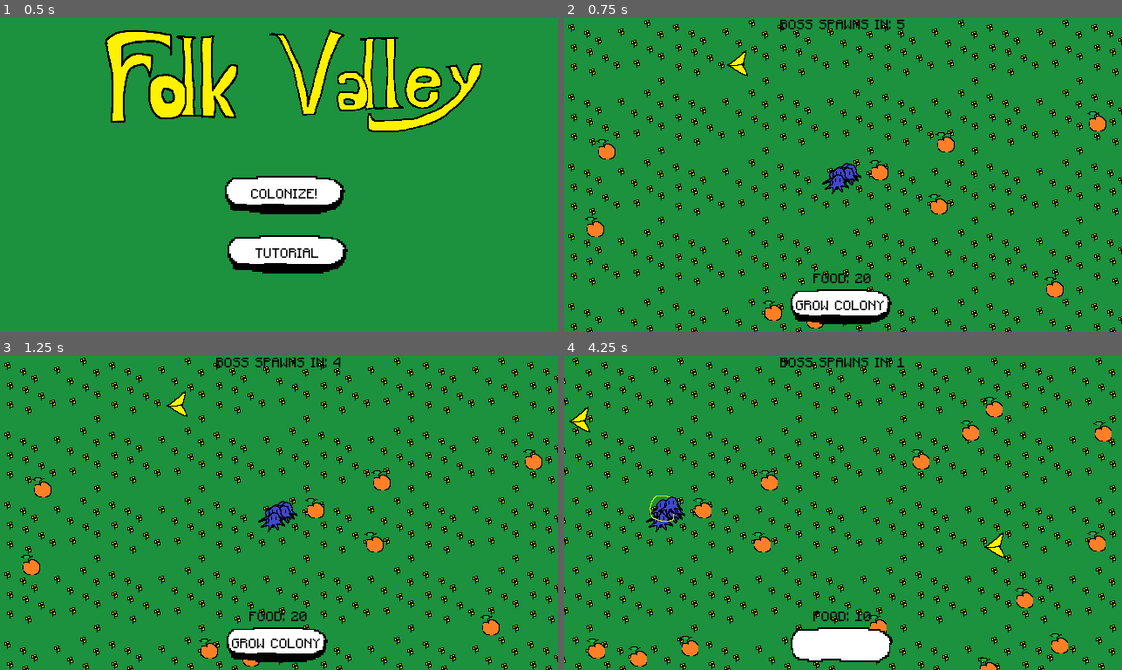
Above: before the commit, frames 1-4 (two rows, left to right).
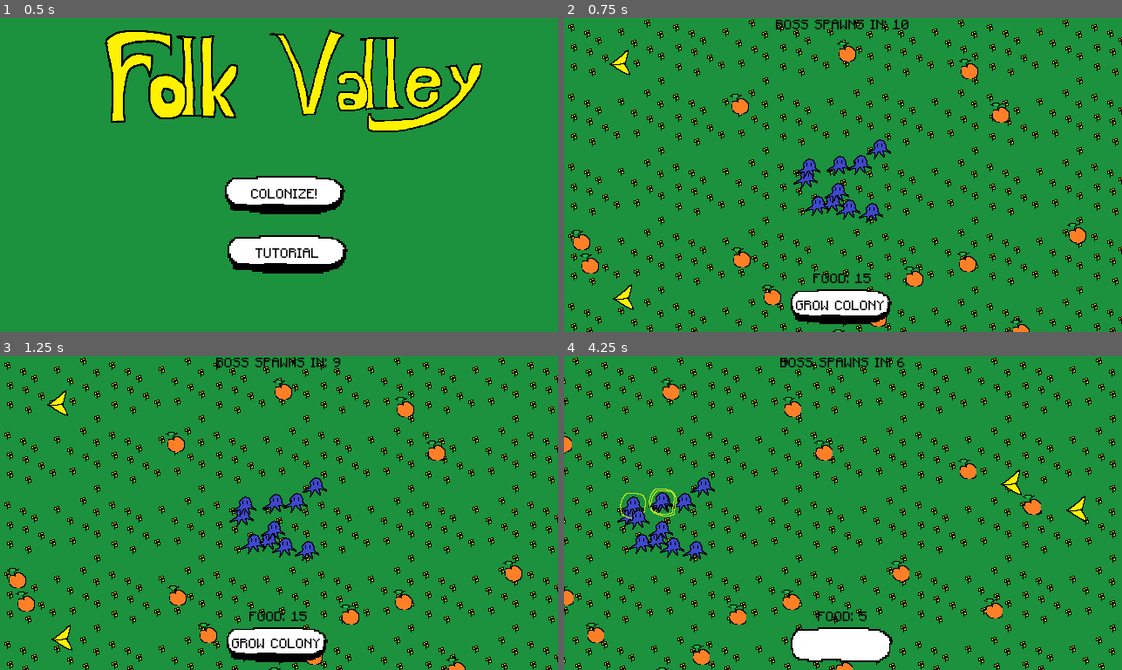
Above: after the commit, the same moments.

Repository: wheatgreaser/folkvalleygame
Game: Godot game, scene res://src/core/MainGame.tscn
Same seed, same stepped clock (60 frames per second), same inputs: the game is played once before the commit and once after it. Before the commit the project has no main scene; this scene is started directly in both runs.
Inputs (mouse positions are in pixels of both pictures, inside the frame that each line leads up to):
- Up to frame 1 (0.5 s): no input
- Up to frame 2 (0.75 s): click "COLONIZE!" at 0.5 s
- Up to frame 3 (1.25 s): no input
- Up to frame 4 (4.25 s): click "GROW COLONY" at 1.25 s; drag from (843, 516) to (742, 409) at 2.02 s; drag from (848, 509) to (748, 412) at 2.77 s; move the mouse to (843, 513) at 3.52 s; hold D (right) from 3.53 s (still down); hold Space (space) from 3.53 s (still down); click (843, 513) at 3.67 s

Frame 1 is identical in both runs. In frame 2, 5.1% of the frame differs, in the area x 1-98%, y 0-100%; in frame 3, 4.7%; in frame 4, 6.1%, in the area x 0-99%, y 0-100%.

Commit message:
feat: finalization

Diff:
--- a/project.godot
+++ b/project.godot
@@ -11,7 +11,11 @@
 [application]
 
 config/name="folkvalley"
+run/main_scene="uid://bpwwk03g5lab2"
 config/features=PackedStringArray("4.6", "GL Compatibility")
+boot_splash/stretch_mode=5
+boot_splash/use_filter=false
+boot_splash/image="uid://c70hu5vks4pwp"
 
 [autoload]
 
--- a/src/core/main_game.gd
+++ b/src/core/main_game.gd
@@ -60,13 +60,13 @@
 	var food_spawner_scene : PackedScene = preload(FOOD_SPAWNER)
 	var food_spawner : Node2D = food_spawner_scene.instantiate()
 	entity_root.add_child(food_spawner)
-	food_spawner.spawn_food(100)
+	food_spawner.spawn_food(500)
 
 func _create_enemies() -> void:
 	var enemy_spawner_scene : PackedScene = preload(ENEMY_SPAWNER_UID)
 	var enemy_spawner : Node2D = enemy_spawner_scene.instantiate()
 	entity_root.add_child(enemy_spawner)
-	enemy_spawner.spawn_enemies(10)
+	enemy_spawner.spawn_enemies(200)
 
 func _selector_init() -> void:
 	var selector_scene : PackedScene = preload(SELECTOR_SCENE)
--- a/src/gameplay/boss/boss_spawner.tscn
+++ b/src/gameplay/boss/boss_spawner.tscn
@@ -7,7 +7,7 @@
 script = ExtResource("1_6yajg")
 
 [node name="BossSpawnTimer" type="Timer" parent="." unique_id=816354404]
-wait_time = 5.0
+wait_time = 10.0
 one_shot = true
 
 [node name="BossDeathTimer" type="Timer" parent="." unique_id=770332986]
--- a/src/gameplay/enemies/enemy_spawner.gd
+++ b/src/gameplay/enemies/enemy_spawner.gd
@@ -8,5 +8,5 @@
 	var enemy_scene : PackedScene = load(ENEMY_SCENE_UID)
 	for x : int in num_spawn:
 		var enemy : CharacterBody2D = enemy_scene.instantiate()
-		enemy.position = Vector2(rng.randi_range(10, 1000), rng.randi_range(10, 1000))
+		enemy.position = Vector2(rng.randi_range(10, 4000), rng.randi_range(10, 2500))
 		add_child(enemy)
--- a/src/gameplay/food/food_spawner.gd
+++ b/src/gameplay/food/food_spawner.gd
@@ -9,7 +9,7 @@
 	var food_scene : PackedScene = load(FOOD_SCENE_UID)
 	for x : int in num_spawn:
 		var food : StaticBody2D = food_scene.instantiate()
-		food.position = Vector2(rng.randi_range(10, 1000), rng.randi_range(10, 1000))
+		food.position = Vector2(rng.randi_range(10, 4000), rng.randi_range(10, 2500))
 		add_child(food)
 
 func _on_food_spawn_timeout() -> void:
--- a/src/gameplay/soldiers/soldierspawner.gd
+++ b/src/gameplay/soldiers/soldierspawner.gd
@@ -8,7 +8,7 @@
 	var soldier_scene : PackedScene = load(SOLDIER_SCENE_UID)
 	for x : int in num_spawn:
 		var soldier : CharacterBody2D = soldier_scene.instantiate()
-		soldier.position = Vector2(rng.randi_range(-10, 10), rng.randi_range(-10, 10)) + get_viewport().get_camera_2d().global_position
+		soldier.position = Vector2(rng.randi_range(-50, 50), rng.randi_range(-50, 50)) + get_viewport().get_camera_2d().global_position
 		add_child(soldier)
 
 func _on_button_button_down() -> void:
--- a/src/levels/tutorial.tscn
+++ b/src/levels/tutorial.tscn
@@ -6,6 +6,11 @@
 
 [sub_resource type="RectangleShape2D" id="RectangleShape2D_0vssw"]
 size = Vector2(2777.5, 20)
+
+[sub_resource type="NavigationPolygon" id="NavigationPolygon_2v2bx"]
+vertices = PackedVector2Array(2272.0078, 22.96875, 2273.9922, 1399, 35.882813, 1399, 19.117188, 17.023438)
+polygons = Array[PackedInt32Array]([PackedInt32Array(0, 1, 2, 3)])
+outlines = Array[PackedVector2Array]([PackedVector2Array(9, 7, 2282, 13, 2284, 1409, 26, 1409)])
 
 [node name="Tutorial" type="Node2D" unique_id=779122202]
 script = ExtResource("1_2v2bx")
@@ -16,6 +21,23 @@
 offset_bottom = 1447.0
 texture = ExtResource("1_n4f5v")
 stretch_mode = 1
+
+[node name="LevelBorderTop" type="StaticBody2D" parent="." unique_id=1693798442]
+
+[node name="CollisionShape2D" type="CollisionShape2D" parent="LevelBorderTop" unique_id=1217062815]
+position = Vector2(1375.25, -8)
+shape = SubResource("RectangleShape2D_0vssw")
+
+[node name="LevelBorderLeft" type="StaticBody2D" parent="." unique_id=584588028]
+position = Vector2(-20, -35)
+rotation = 1.5707964
+
+[node name="CollisionShape2D" type="CollisionShape2D" parent="LevelBorderLeft" unique_id=1548445046]
+position = Vector2(319, -8.000013)
+shape = SubResource("RectangleShape2D_0vssw")
+
+[node name="NavigationRegion2D" type="NavigationRegion2D" parent="." unique_id=1565645747]
+navigation_polygon = SubResource("NavigationPolygon_2v2bx")
 
 [node name="TextLayout" type="Control" parent="." unique_id=1888800653]
 layout_mode = 3
@@ -60,17 +82,3 @@
 offset_bottom = 267.0
 theme_override_fonts/normal_font = ExtResource("2_0vssw")
 text = "use wasd to move the camera around"
-
-[node name="LevelBorderTop" type="StaticBody2D" parent="." unique_id=1693798442]
-
-[node name="CollisionShape2D" type="CollisionShape2D" parent="LevelBorderTop" unique_id=1217062815]
-position = Vector2(1375.25, -8)
-shape = SubResource("RectangleShape2D_0vssw")
-
-[node name="LevelBorderLeft" type="StaticBody2D" parent="." unique_id=584588028]
-position = Vector2(-20, -35)
-rotation = 1.5707964
-
-[node name="CollisionShape2D" type="CollisionShape2D" parent="LevelBorderLeft" unique_id=1548445046]
-position = Vector2(319, -8.000013)
-shape = SubResource("RectangleShape2D_0vssw")
Binary file added: build1/index.apple-touch-icon.png
Not shown, added: build1/index.apple-touch-icon.png.import
Binary file added: build1/index.icon.png
Not shown, added: build1/index.icon.png.import
Binary file added: build1/index.png
Not shown, added: build1/index.png.import
Not shown, added: export_presets.cfg
Not shown, added: build1.zip
Not shown, added: build1/index.audio.position.worklet.js
Not shown, added: build1/index.audio.worklet.js
Not shown, added: build1/index.html
Not shown, added: build1/index.js
(and 2 more such lines)
